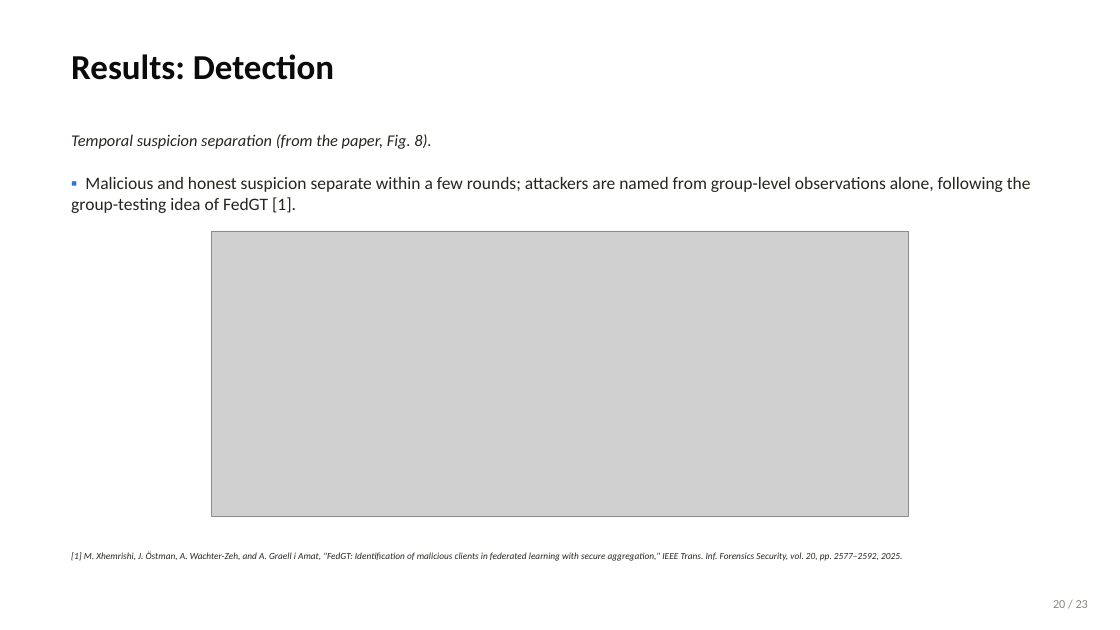
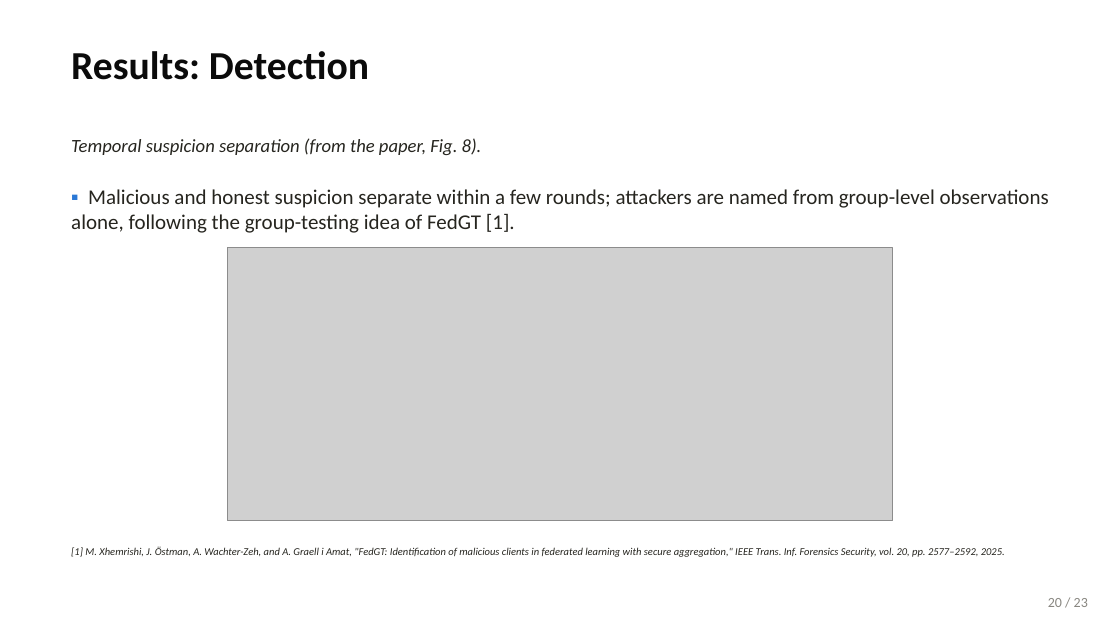
Before and after one commit to wshuv-o/cb-safe-draft, a slide deck: slide 21 of paper/cbsafe_deck.pptx. Drawn at 1120x630 pixels with LibreOffice and Linux fonts; fonts in the diff are those of the drawing; grey boxes stand for pictures. Boxes give left, top, right and bottom in pixels: in the first picture for what was removed or moved away, otherwise in the second. Text is boxed around its words. In the diff, an @@ line names an element or a change of style, - is before the commit and + after.

```diff
--- a/paper/cbsafe_deck.pptx
+++ b/paper/cbsafe_deck.pptx
@@ text "Results: Detection" at box(71, 51, 369, 80): size 30 to 34 pt @@
@@ text "Temporal suspicion separation (from the ..." at box(71, 138, 482, 155): size 14 to 16 pt @@
@@ text "▪ Malicious and honest suspicion ...": place and size @@
-text "▪ Malicious and honest suspicion ..." at box(71, 177, 1031, 213)
+text "▪ Malicious and honest suspicion ..." at box(71, 189, 1049, 233)
@@ text "▪ Malicious and honest suspicion ..." at box(71, 189, 1049, 233): size 15 to 18 pt; more space between paragraphs @@
@@ picture: place and size @@
-picture at box(212, 231, 908, 517)
+picture at box(228, 248, 893, 521)
@@ text "[1] M. Xhemrishi, J. Östman, ..." at box(71, 547, 1005, 557): size 8 to 9 pt @@
@@ text "20 / 23" at box(1048, 598, 1088, 607): size 10.5 to 12 pt @@
```
Also in this commit, not shown: 23 other slides changed, 1 slide added, 1 slide removed, 27 other files.
